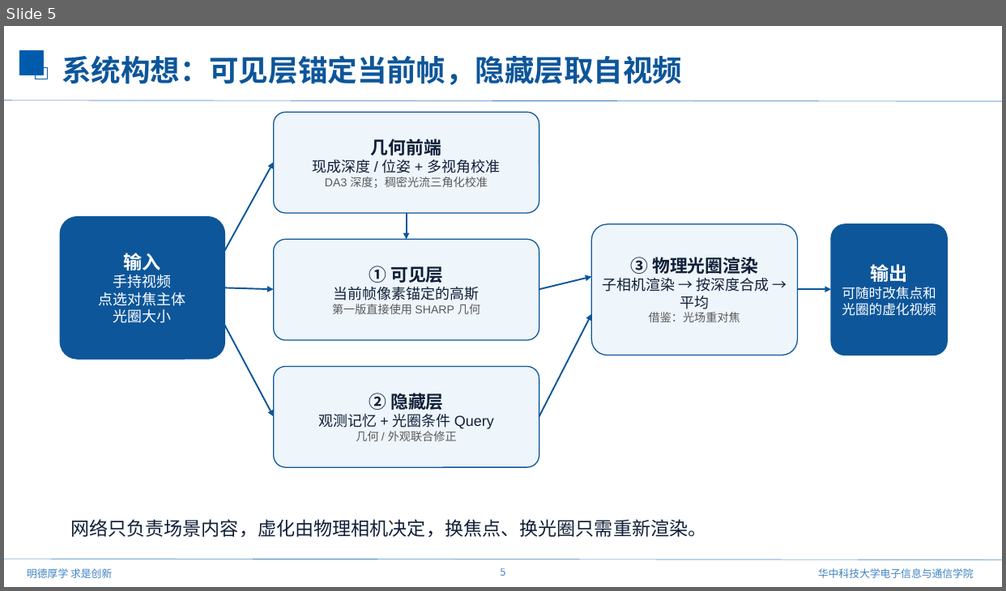
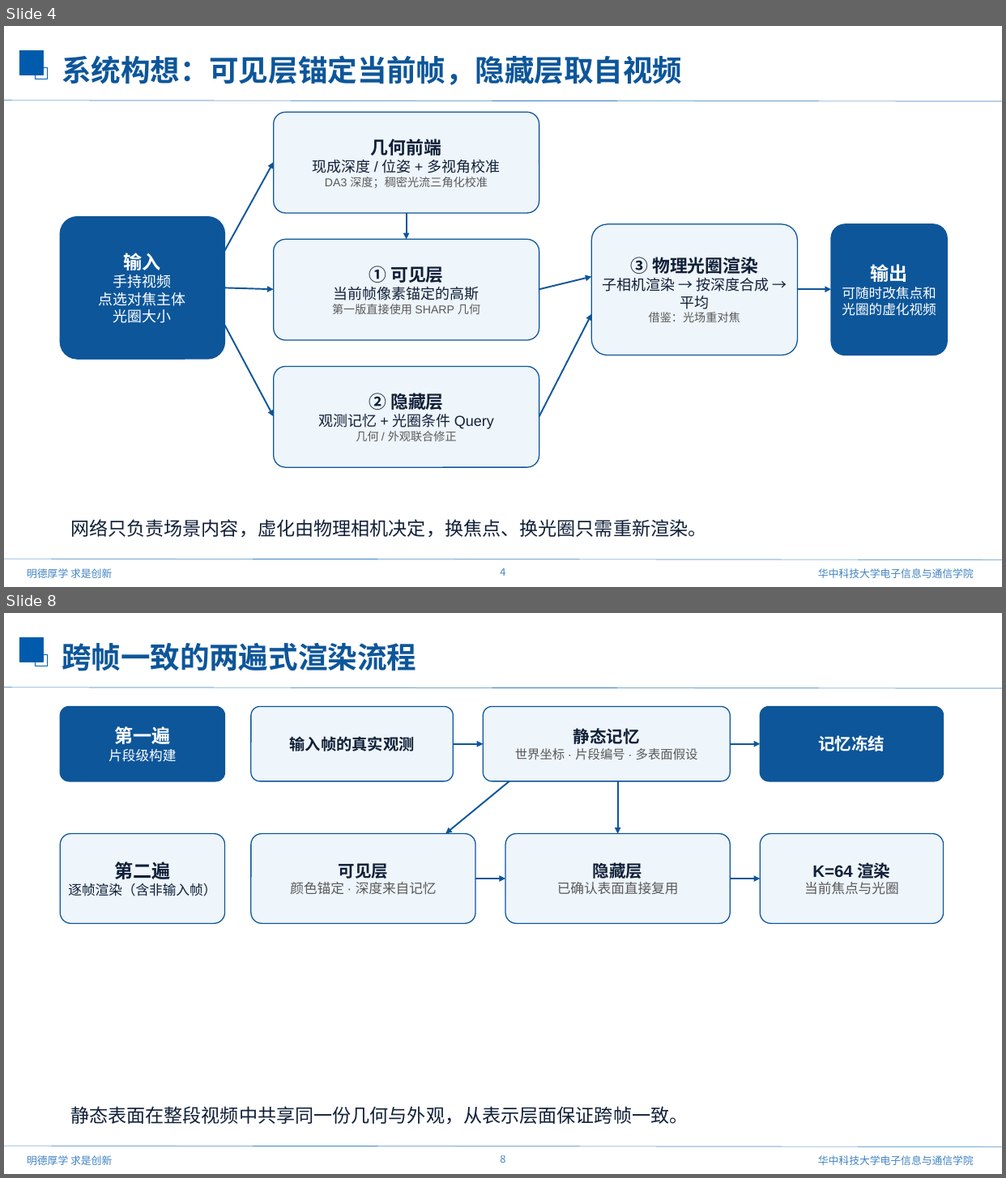
Before and after one commit to mengmcy1/OPPO-depth-guided-video-bokeh, a slide deck: 汇报/2026-11-11_前馈视频虚化思路与验证/前馈视频虚化思路与验证_1111.pptx. Shown one above the other, each under a label of ours: slide 5 before the commit, slides 4 and 8 after it; the slides between them are not shown. The pictures are 1006x591 and 1006x1178 pixels, drawn with LibreOffice and Linux fonts; fonts in the diff are those of the drawing; background and template pictures are left out. Boxes give left, top, right and bottom in pixels: in the first picture for what was removed or moved away, otherwise in the second. Text is boxed around its words. In the diff, an @@ line names an element or a change of style, - is before the commit and + after.

```diff
--- a/汇报/2026-11-11_前馈视频虚化思路与验证/前馈视频虚化思路与验证_1111.pptx
+++ b/汇报/2026-11-11_前馈视频虚化思路与验证/前馈视频虚化思路与验证_1111.pptx
@@ slide 8 added at [4, 613, 1002, 1174], background #FFFFFF; not listed: 7 template elements that a slide beside it also shows @@
@@ text added at [62, 643, 416, 671], 28.5 pt, text #0D569A, bold @@
+跨帧一致的两遍式渲染流程
@@ rounded rectangle added at [60, 707, 225, 781], fill #0D569A, outline #0D569A 1 pt, 13 pt, text #FFFFFF @@
+第一遍
+片段级构建
@@ rounded rectangle added at [251, 707, 454, 781], fill #EEF5FB, outline #0D569A 1 pt, 15 pt, text #101F37, bold @@
+输入帧的真实观测
@@ rounded rectangle added at [484, 707, 731, 781], fill #EEF5FB, outline #0D569A 1 pt, 12 pt, text #595959 @@
+静态记忆
+世界坐标 · 片段编号 · 多表面假设
@@ rounded rectangle added at [760, 707, 944, 781], fill #0D569A, outline #0D569A 1 pt, 16 pt, text #FFFFFF, bold @@
+记忆冻结
@@ arrow added from (454, 744) to (484, 744), #0D569A 1.5 pt @@
@@ arrow added from (731, 744) to (760, 744), #0D569A 1.5 pt @@
@@ arrow added from (509, 781) to (445, 834), #0D569A 1.5 pt @@
@@ arrow added from (618, 781) to (618, 834), #0D569A 1.5 pt @@
@@ rounded rectangle added at [60, 834, 225, 924], fill #EEF5FB, outline #0D569A 1 pt, 13 pt, text #101F37 @@
+第二遍
+逐帧渲染（含非输入帧）
@@ rounded rectangle added at [251, 834, 475, 924], fill #EEF5FB, outline #0D569A 1 pt, 13 pt, text #595959 @@
+可见层
+颜色锚定 · 深度来自记忆
@@ rounded rectangle added at [505, 834, 731, 924], fill #EEF5FB, outline #0D569A 1 pt, 13 pt, text #595959 @@
+隐藏层
+已确认表面直接复用
@@ rounded rectangle added at [760, 834, 944, 924], fill #EEF5FB, outline #0D569A 1 pt, 13 pt, text #595959 @@
+K=64 渲染
+当前焦点与光圈
@@ arrow added from (475, 879) to (505, 879), #0D569A 1.5 pt @@
@@ arrow added from (731, 879) to (760, 879), #0D569A 1.5 pt @@
@@ text added at [70, 1106, 688, 1125], 18 pt, text #101F37 @@
+静态表面在整段视频中共享同一份几何与外观，从表示层面保证跨帧一致。
@@ what was slide 5 is now slide 4 @@
@@ page number at [500, 569, 505, 576]: text changed @@
-5
+4
```
Also in this commit, not shown: 3 slides changed, 2 other slides added, 7 slides removed, 20 other files.
